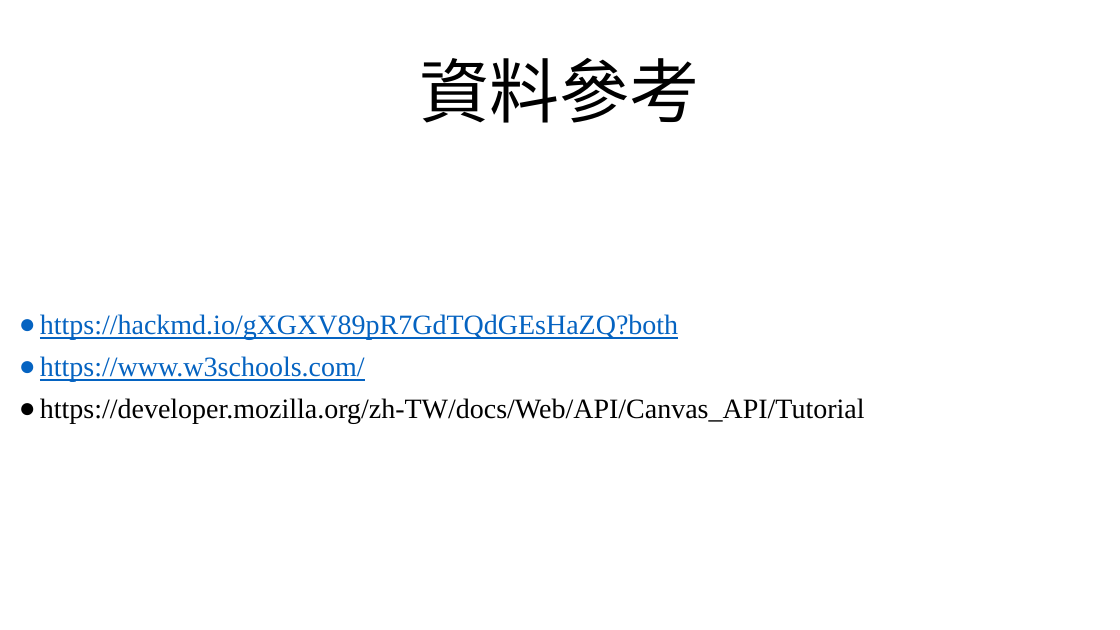
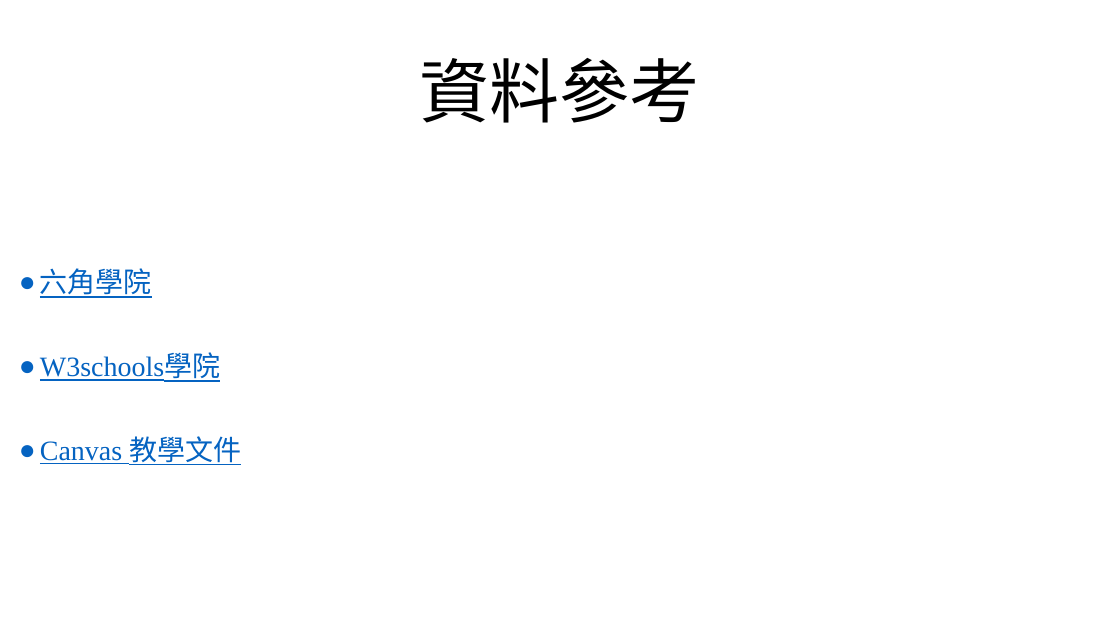
Before and after one commit to beenyan/RLSB, a slide deck: slide 35 of 俄羅斯方塊.pptx (slide 31 before the commit). Drawn at 1120x630 pixels with LibreOffice and Linux fonts; fonts in the diff are those of the drawing; background and template pictures are left out. Boxes give left, top, right and bottom in pixels: in the first picture for what was removed or moved away, otherwise in the second. Text is boxed around its words. In the diff, an @@ line names an element or a change of style, - is before the commit and + after.

```diff
--- a/俄羅斯方塊.pptx
+++ b/俄羅斯方塊.pptx
@@ text at box(40, 268, 241, 465): text changed @@
-● https://hackmd.io/gXGXV89pR7GdTQdGEsHaZQ?both
-● https://www.w3schools.com/
-● https://developer.mozilla.org/zh-TW/docs/Web/API/Canvas_API/Tutorial
+● 六角學院
+● W3schools學院
+● Canvas 教學文件
```
Also in this commit, not shown: 5 other slides changed, 8 slides added, 4 slides removed, 3 other files.
